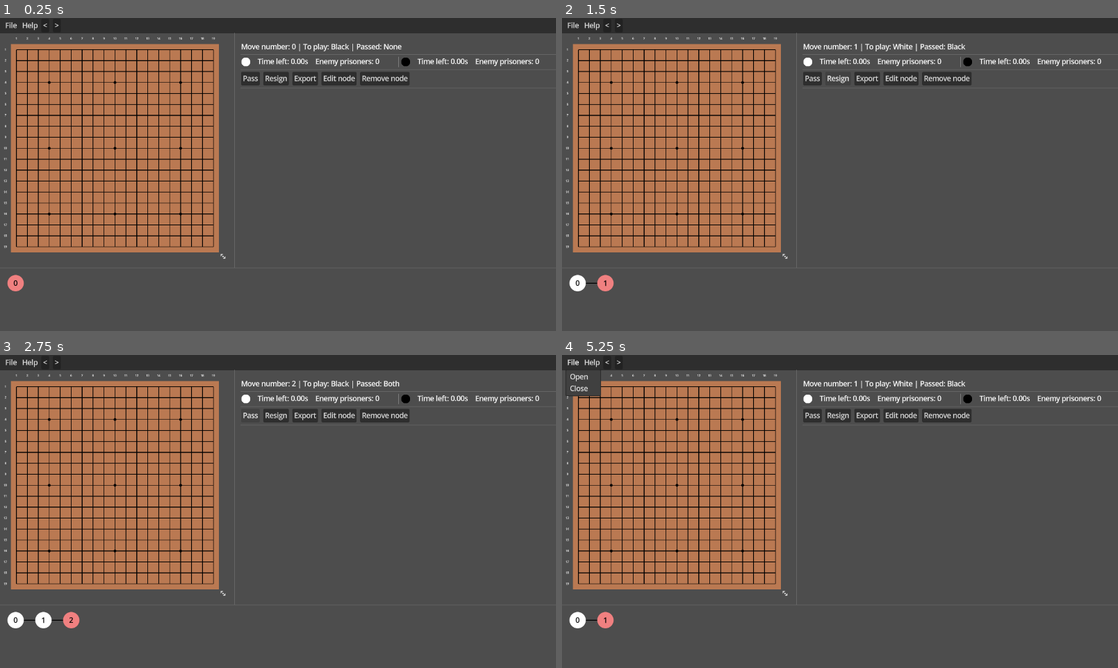
Above: before the commit, frames 1-4 (two rows, left to right).
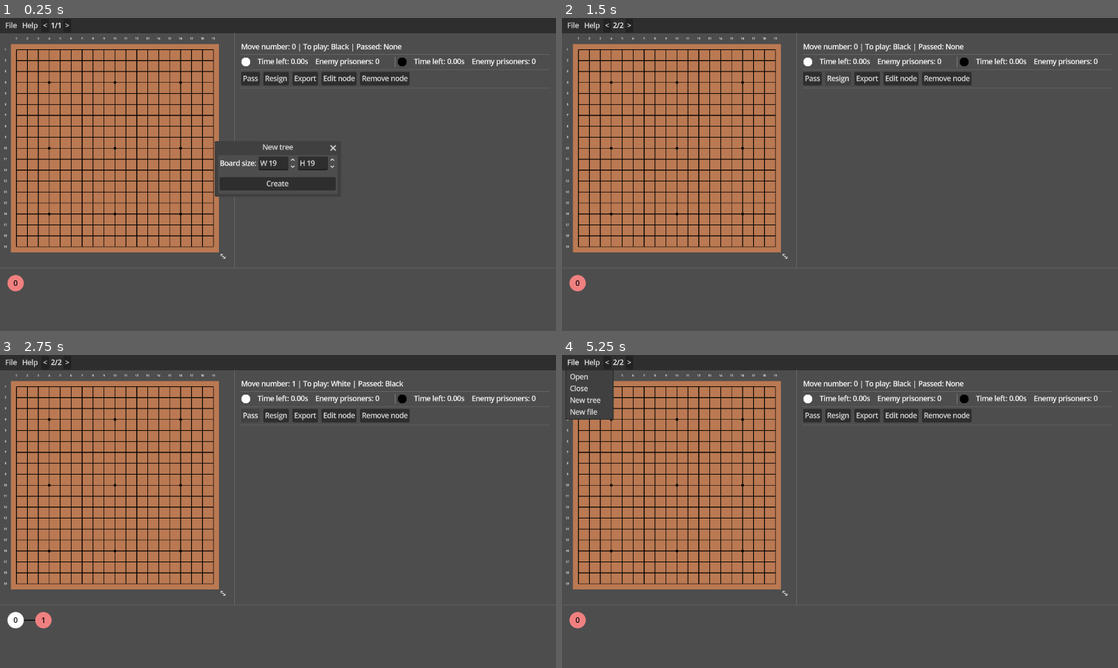
Above: after the commit, the same moments.

Repository: MichalHrbek/gdgo
Game: Godot game, scene res://scenes/main.tscn
The game is run twice, just before and just after one commit, with the same random seed, the same clock (stepped at 60 frames per second) and the same inputs.
Inputs:
- Up to frame 1 (0.25 s): no input
- Up to frame 2 (1.5 s): click "Pass" (after the commit: "Create") at 0.5 s; click "Resign" at 1.25 s
- Up to frame 3 (2.75 s): click "Pass" at 2 s
- Up to frame 4 (5.25 s): click "Export" at 2.75 s; click "Edit node" at 3.5 s; click "Remove node" at 4.25 s; click "File" at 5 s

The runs differ from the first frame. In frame 1, 1.9% of the frame differs, in the area x 9-100%, y 1-58%; in frame 2, 0.8%; in frame 3, 0.8%; in frame 4, 1.5%.

Commit message:
New file creation

Diff:
--- a/scenes/main.tscn
+++ b/scenes/main.tscn
@@ -4,6 +4,7 @@
 [ext_resource type="Script" uid="uid://hfk0hqouwuei" path="res://scripts/go/ui/game_state_ui.gd" id="2_jyhfs"]
 [ext_resource type="Script" uid="uid://d4bwd2p4ppo3l" path="res://scripts/go/ui/board.gd" id="2_tbgi4"]
 [ext_resource type="Texture2D" uid="uid://cwej1vhu75qwf" path="res://assets/ui/scale.svg" id="2_tefeu"]
+[ext_resource type="Script" uid="uid://c5ae88nlor0pd" path="res://scripts/go/ui/game_props_popup.gd" id="2_tipki"]
 [ext_resource type="Script" uid="uid://dm8721x0payo4" path="res://scripts/go/ui/comment_box.gd" id="3_jyhfs"]
 [ext_resource type="PackedScene" uid="uid://do4lb5meosjl" path="res://scenes/player_info.tscn" id="3_tbgi4"]
 [ext_resource type="Script" uid="uid://cftxeap8dnx5r" path="res://scripts/go/ui/sgf_tree_vis.gd" id="3_tefeu"]
@@ -45,11 +46,15 @@
 [node name="File" type="MenuButton" parent="CanvasLayer/VBoxContainer/PanelContainer/MarginContainer/HBoxContainer" unique_id=1550975433 node_paths=PackedStringArray("tree", "root_index_label")]
 layout_mode = 2
 text = "File"
-item_count = 2
+item_count = 4
 popup/item_0/text = "Open"
 popup/item_0/id = 0
 popup/item_1/text = "Close"
 popup/item_1/id = 1
+popup/item_2/text = "New tree"
+popup/item_2/id = 2
+popup/item_3/text = "New file"
+popup/item_3/id = 3
 script = ExtResource("1_o6xl0")
 tree = NodePath("../../../../ScrollContainer/SgfTreeVis")
 root_index_label = NodePath("../Label")
@@ -61,6 +66,56 @@
 file_mode = 0
 access = 2
 use_native_dialog = true
+
+[node name="GamePropsPopup" type="Popup" parent="CanvasLayer/VBoxContainer/PanelContainer/MarginContainer/HBoxContainer/File" unique_id=444496355]
+oversampling_override = 1.0
+title = "New tree"
+initial_position = 1
+size = Vector2i(275, 90)
+unresizable = false
+borderless = false
+always_on_top = true
+script = ExtResource("2_tipki")
+
+[node name="MarginContainer" type="MarginContainer" parent="CanvasLayer/VBoxContainer/PanelContainer/MarginContainer/HBoxContainer/File/GamePropsPopup" unique_id=1744000665]
+anchors_preset = 15
+anchor_right = 1.0
+anchor_bottom = 1.0
+grow_horizontal = 2
+grow_vertical = 2
+theme_override_constants/margin_left = 4
+theme_override_constants/margin_top = 4
+theme_override_constants/margin_right = 4
+theme_override_constants/margin_bottom = 4
+
+[node name="GridContainer" type="VBoxContainer" parent="CanvasLayer/VBoxContainer/PanelContainer/MarginContainer/HBoxContainer/File/GamePropsPopup/MarginContainer" unique_id=1597178040]
+layout_mode = 2
+theme_override_constants/separation = 16
+
+[node name="HBoxContainer" type="HBoxContainer" parent="CanvasLayer/VBoxContainer/PanelContainer/MarginContainer/HBoxContainer/File/GamePropsPopup/MarginContainer/GridContainer" unique_id=690845973]
+layout_mode = 2
+
+[node name="Label" type="Label" parent="CanvasLayer/VBoxContainer/PanelContainer/MarginContainer/HBoxContainer/File/GamePropsPopup/MarginContainer/GridContainer/HBoxContainer" unique_id=15116934]
+layout_mode = 2
+text = "Board size:"
+
+[node name="Width" type="SpinBox" parent="CanvasLayer/VBoxContainer/PanelContainer/MarginContainer/HBoxContainer/File/GamePropsPopup/MarginContainer/GridContainer/HBoxContainer" unique_id=642231884]
+layout_mode = 2
+min_value = 1.0
+value = 19.0
+rounded = true
+prefix = "W"
+
+[node name="Height" type="SpinBox" parent="CanvasLayer/VBoxContainer/PanelContainer/MarginContainer/HBoxContainer/File/GamePropsPopup/MarginContainer/GridContainer/HBoxContainer" unique_id=1163253568]
+layout_mode = 2
+min_value = 1.0
+value = 19.0
+rounded = true
+prefix = "H"
+
+[node name="Button" type="Button" parent="CanvasLayer/VBoxContainer/PanelContainer/MarginContainer/HBoxContainer/File/GamePropsPopup/MarginContainer/GridContainer" unique_id=1977659996]
+layout_mode = 2
+text = "Create"
 
 [node name="Help" type="MenuButton" parent="CanvasLayer/VBoxContainer/PanelContainer/MarginContainer/HBoxContainer" unique_id=175063602]
 layout_mode = 2
@@ -114,76 +169,81 @@
 layout_mode = 2
 theme_override_constants/separation = 32
 
-[node name="VBoxContainer" type="VBoxContainer" parent="CanvasLayer/VBoxContainer/HBoxContainer" unique_id=769405261]
-layout_mode = 2
-size_flags_horizontal = 3
-
-[node name="Control" type="Control" parent="CanvasLayer/VBoxContainer/HBoxContainer/VBoxContainer" unique_id=1672609902]
+[node name="MarginContainer2" type="MarginContainer" parent="CanvasLayer/VBoxContainer/HBoxContainer" unique_id=552850390]
+layout_mode = 2
+size_flags_horizontal = 3
+theme_override_constants/margin_right = 16
+
+[node name="VBoxContainer" type="VBoxContainer" parent="CanvasLayer/VBoxContainer/HBoxContainer/MarginContainer2" unique_id=769405261]
+layout_mode = 2
+size_flags_horizontal = 3
+
+[node name="Control" type="Control" parent="CanvasLayer/VBoxContainer/HBoxContainer/MarginContainer2/VBoxContainer" unique_id=1672609902]
 custom_minimum_size = Vector2(0, 16)
 layout_mode = 2
 
-[node name="GameState" type="Label" parent="CanvasLayer/VBoxContainer/HBoxContainer/VBoxContainer" unique_id=181128060]
+[node name="GameState" type="Label" parent="CanvasLayer/VBoxContainer/HBoxContainer/MarginContainer2/VBoxContainer" unique_id=181128060]
 layout_mode = 2
 text = "Load game"
 autowrap_mode = 1
 script = ExtResource("2_jyhfs")
 
-[node name="HSeparator" type="HSeparator" parent="CanvasLayer/VBoxContainer/HBoxContainer/VBoxContainer" unique_id=1722079066]
-layout_mode = 2
-
-[node name="HBoxContainer" type="HBoxContainer" parent="CanvasLayer/VBoxContainer/HBoxContainer/VBoxContainer" unique_id=1102444606]
+[node name="HSeparator" type="HSeparator" parent="CanvasLayer/VBoxContainer/HBoxContainer/MarginContainer2/VBoxContainer" unique_id=1722079066]
+layout_mode = 2
+
+[node name="HBoxContainer" type="HBoxContainer" parent="CanvasLayer/VBoxContainer/HBoxContainer/MarginContainer2/VBoxContainer" unique_id=1102444606]
 layout_mode = 2
 alignment = 1
 
-[node name="WhitePlayerInfo" parent="CanvasLayer/VBoxContainer/HBoxContainer/VBoxContainer/HBoxContainer" unique_id=946200347 instance=ExtResource("3_tbgi4")]
+[node name="WhitePlayerInfo" parent="CanvasLayer/VBoxContainer/HBoxContainer/MarginContainer2/VBoxContainer/HBoxContainer" unique_id=946200347 instance=ExtResource("3_tbgi4")]
 layout_mode = 2
 size_flags_horizontal = 3
 player_color = 1
 
-[node name="VSeparator" type="VSeparator" parent="CanvasLayer/VBoxContainer/HBoxContainer/VBoxContainer/HBoxContainer" unique_id=1836969736]
-layout_mode = 2
-
-[node name="BlackPlayerInfo" parent="CanvasLayer/VBoxContainer/HBoxContainer/VBoxContainer/HBoxContainer" unique_id=365235085 instance=ExtResource("3_tbgi4")]
+[node name="VSeparator" type="VSeparator" parent="CanvasLayer/VBoxContainer/HBoxContainer/MarginContainer2/VBoxContainer/HBoxContainer" unique_id=1836969736]
+layout_mode = 2
+
+[node name="BlackPlayerInfo" parent="CanvasLayer/VBoxContainer/HBoxContainer/MarginContainer2/VBoxContainer/HBoxContainer" unique_id=365235085 instance=ExtResource("3_tbgi4")]
 layout_mode = 2
 size_flags_horizontal = 3
 player_color = 2
 
-[node name="HSeparator3" type="HSeparator" parent="CanvasLayer/VBoxContainer/HBoxContainer/VBoxContainer" unique_id=1794965201]
-layout_mode = 2
-
-[node name="HFlowContainer" type="HFlowContainer" parent="CanvasLayer/VBoxContainer/HBoxContainer/VBoxContainer" unique_id=532092338]
+[node name="HSeparator3" type="HSeparator" parent="CanvasLayer/VBoxContainer/HBoxContainer/MarginContainer2/VBoxContainer" unique_id=1794965201]
+layout_mode = 2
+
+[node name="HFlowContainer" type="HFlowContainer" parent="CanvasLayer/VBoxContainer/HBoxContainer/MarginContainer2/VBoxContainer" unique_id=532092338]
 layout_mode = 2
 theme_override_constants/h_separation = 8
 
-[node name="Button" type="Button" parent="CanvasLayer/VBoxContainer/HBoxContainer/VBoxContainer/HFlowContainer" unique_id=1887788877]
+[node name="Button" type="Button" parent="CanvasLayer/VBoxContainer/HBoxContainer/MarginContainer2/VBoxContainer/HFlowContainer" unique_id=1887788877]
 layout_mode = 2
 focus_mode = 1
 text = "Pass"
 
-[node name="Button2" type="Button" parent="CanvasLayer/VBoxContainer/HBoxContainer/VBoxContainer/HFlowContainer" unique_id=1088284163]
+[node name="Button2" type="Button" parent="CanvasLayer/VBoxContainer/HBoxContainer/MarginContainer2/VBoxContainer/HFlowContainer" unique_id=1088284163]
 layout_mode = 2
 focus_mode = 1
 text = "Resign"
 
-[node name="Button3" type="Button" parent="CanvasLayer/VBoxContainer/HBoxContainer/VBoxContainer/HFlowContainer" unique_id=1145503603]
+[node name="Button3" type="Button" parent="CanvasLayer/VBoxContainer/HBoxContainer/MarginContainer2/VBoxContainer/HFlowContainer" unique_id=1145503603]
 layout_mode = 2
 focus_mode = 1
 text = "Export"
 
-[node name="Button4" type="Button" parent="CanvasLayer/VBoxContainer/HBoxContainer/VBoxContainer/HFlowContainer" unique_id=2044835295]
+[node name="Button4" type="Button" parent="CanvasLayer/VBoxContainer/HBoxContainer/MarginContainer2/VBoxContainer/HFlowContainer" unique_id=2044835295]
 layout_mode = 2
 focus_mode = 1
 text = "Edit node"
 
-[node name="Button5" type="Button" parent="CanvasLayer/VBoxContainer/HBoxContainer/VBoxContainer/HFlowContainer" unique_id=1315996745]
+[node name="Button5" type="Button" parent="CanvasLayer/VBoxContainer/HBoxContainer/MarginContainer2/VBoxContainer/HFlowContainer" unique_id=1315996745]
 layout_mode = 2
 focus_mode = 1
 text = "Remove node"
 
-[node name="HSeparator2" type="HSeparator" parent="CanvasLayer/VBoxContainer/HBoxContainer/VBoxContainer" unique_id=1380624165]
-layout_mode = 2
-
-[node name="Comment" type="RichTextLabel" parent="CanvasLayer/VBoxContainer/HBoxContainer/VBoxContainer" unique_id=1536925057]
+[node name="HSeparator2" type="HSeparator" parent="CanvasLayer/VBoxContainer/HBoxContainer/MarginContainer2/VBoxContainer" unique_id=1380624165]
+layout_mode = 2
+
+[node name="Comment" type="RichTextLabel" parent="CanvasLayer/VBoxContainer/HBoxContainer/MarginContainer2/VBoxContainer" unique_id=1536925057]
 layout_mode = 2
 size_flags_vertical = 3
 vertical_alignment = 1
@@ -208,13 +268,16 @@
 theme_override_constants/v_separation = 0
 script = ExtResource("3_tefeu")
 
+[connection signal="new_file_created" from="CanvasLayer/VBoxContainer/PanelContainer/MarginContainer/HBoxContainer/File/GamePropsPopup" to="CanvasLayer/VBoxContainer/PanelContainer/MarginContainer/HBoxContainer/File" method="new_sgf"]
+[connection signal="new_tree_created" from="CanvasLayer/VBoxContainer/PanelContainer/MarginContainer/HBoxContainer/File/GamePropsPopup" to="CanvasLayer/VBoxContainer/PanelContainer/MarginContainer/HBoxContainer/File" method="new_root"]
+[connection signal="pressed" from="CanvasLayer/VBoxContainer/PanelContainer/MarginContainer/HBoxContainer/File/GamePropsPopup/MarginContainer/GridContainer/Button" to="CanvasLayer/VBoxContainer/PanelContainer/MarginContainer/HBoxContainer/File/GamePropsPopup" method="_on_button_pressed"]
 [connection signal="pressed" from="CanvasLayer/VBoxContainer/PanelContainer/MarginContainer/HBoxContainer/PrevButton" to="CanvasLayer/VBoxContainer/PanelContainer/MarginContainer/HBoxContainer/File" method="prev_root"]
 [connection signal="pressed" from="CanvasLayer/VBoxContainer/PanelContainer/MarginContainer/HBoxContainer/NextButton" to="CanvasLayer/VBoxContainer/PanelContainer/MarginContainer/HBoxContainer/File" method="next_root"]
 [connection signal="tree_edited" from="CanvasLayer/VBoxContainer/HBoxContainer/MarginContainer/Control/GameBoard" to="CanvasLayer/VBoxContainer/ScrollContainer/SgfTreeVis" method="_on_tree_edited"]
-[connection signal="pressed" from="CanvasLayer/VBoxContainer/HBoxContainer/VBoxContainer/HFlowContainer/Button" to="CanvasLayer/VBoxContainer/HBoxContainer/MarginContainer/Control/GameBoard" method="make_move" binds= [Vector2i(0, 0)]]
-[connection signal="pressed" from="CanvasLayer/VBoxContainer/HBoxContainer/VBoxContainer/HFlowContainer/Button5" to="CanvasLayer/VBoxContainer/ScrollContainer/SgfTreeVis" method="remove_current_node"]
+[connection signal="pressed" from="CanvasLayer/VBoxContainer/HBoxContainer/MarginContainer2/VBoxContainer/HFlowContainer/Button" to="CanvasLayer/VBoxContainer/HBoxContainer/MarginContainer/Control/GameBoard" method="make_move" binds= [Vector2i(0, 0)]]
+[connection signal="pressed" from="CanvasLayer/VBoxContainer/HBoxContainer/MarginContainer2/VBoxContainer/HFlowContainer/Button5" to="CanvasLayer/VBoxContainer/ScrollContainer/SgfTreeVis" method="remove_current_node"]
 [connection signal="state_changed" from="CanvasLayer/VBoxContainer/ScrollContainer/SgfTreeVis" to="CanvasLayer/VBoxContainer/HBoxContainer/MarginContainer/Control/GameBoard" method="_on_state_changed"]
-[connection signal="state_changed" from="CanvasLayer/VBoxContainer/ScrollContainer/SgfTreeVis" to="CanvasLayer/VBoxContainer/HBoxContainer/VBoxContainer/GameState" method="_on_state_changed"]
-[connection signal="state_changed" from="CanvasLayer/VBoxContainer/ScrollContainer/SgfTreeVis" to="CanvasLayer/VBoxContainer/HBoxContainer/VBoxContainer/HBoxContainer/WhitePlayerInfo" method="_on_state_changed"]
-[connection signal="state_changed" from="CanvasLayer/VBoxContainer/ScrollContainer/SgfTreeVis" to="CanvasLayer/VBoxContainer/HBoxContainer/VBoxContainer/HBoxContainer/BlackPlayerInfo" method="_on_state_changed"]
-[connection signal="state_changed" from="CanvasLayer/VBoxContainer/ScrollContainer/SgfTreeVis" to="CanvasLayer/VBoxContainer/HBoxContainer/VBoxContainer/Comment" method="_on_state_changed"]
+[connection signal="state_changed" from="CanvasLayer/VBoxContainer/ScrollContainer/SgfTreeVis" to="CanvasLayer/VBoxContainer/HBoxContainer/MarginContainer2/VBoxContainer/GameState" method="_on_state_changed"]
+[connection signal="state_changed" from="CanvasLayer/VBoxContainer/ScrollContainer/SgfTreeVis" to="CanvasLayer/VBoxContainer/HBoxContainer/MarginContainer2/VBoxContainer/HBoxContainer/WhitePlayerInfo" method="_on_state_changed"]
+[connection signal="state_changed" from="CanvasLayer/VBoxContainer/ScrollContainer/SgfTreeVis" to="CanvasLayer/VBoxContainer/HBoxContainer/MarginContainer2/VBoxContainer/HBoxContainer/BlackPlayerInfo" method="_on_state_changed"]
+[connection signal="state_changed" from="CanvasLayer/VBoxContainer/ScrollContainer/SgfTreeVis" to="CanvasLayer/VBoxContainer/HBoxContainer/MarginContainer2/VBoxContainer/Comment" method="_on_state_changed"]
--- a/scripts/go/ui/file_menu.gd
+++ b/scripts/go/ui/file_menu.gd
@@ -3,28 +3,47 @@
 @export var tree: SgfTreeVis
 @export var root_index_label: Label
 @onready var file_dialog: FileDialog = $FileDialog
+@onready var game_props_popup: GamePropsPopup = $GamePropsPopup
 
-var current_sgf_file: SGF.SgfFile = SGF.SgfFile.create_empty(Vector2i(19,19))
+var current_sgf_file: SGF.SgfFile
 var current_root_index := 0
 
 func _ready() -> void:
 	get_popup().index_pressed.connect(_on_index_pressed)
 	file_dialog.file_selected.connect(_on_file_selected)
+	new_sgf(SGF.SgfFile.create_empty(Vector2i(19,19)))
 	tree.create_tree(current_sgf_file.roots[current_root_index])
+	game_props_popup.popup_centered()
 
 func _on_index_pressed(index: int) -> void:
 	if index == 0:
 		open_file_menu()
+	elif index == 2:
+		game_props_popup.type = GamePropsPopup.TYPE.NEW_TREE
+		game_props_popup.show_popup()
+	elif index == 3:
+		game_props_popup.type = GamePropsPopup.TYPE.NEW_FILE
+		game_props_popup.show_popup()
 
 func open_file_menu() -> void:
 	file_dialog.popup_file_dialog()
 
 func _on_file_selected(path: String) -> void:
-	current_sgf_file = SGF.SgfFile.new(FileAccess.open(path, FileAccess.READ).get_as_text())
+	new_sgf(SGF.SgfFile.new(FileAccess.open(path, FileAccess.READ).get_as_text()))
+
+func new_sgf(sgf_file: SGF.SgfFile) -> void:
+	current_sgf_file = sgf_file
 	current_root_index = 0
 	assert(len(current_sgf_file.roots) > 0)
+	update_label()
 	tree.create_tree(current_sgf_file.roots[current_root_index])
+
+func new_root(node: SGF.SgfNode) -> void:
+	assert(node.parent == null)
+	current_sgf_file.roots.append(node)
+	current_root_index = len(current_sgf_file.roots)-1
 	update_label()
+	tree.create_tree(current_sgf_file.roots[current_root_index])
 
 func update_label() -> void:
 	if not current_sgf_file:
--- /dev/null
+++ b/scripts/go/ui/game_props_popup.gd
@@ -0,0 +1,32 @@
+class_name GamePropsPopup
+extends Popup
+
+@onready var width: SpinBox = $MarginContainer/GridContainer/HBoxContainer/Width
+@onready var height: SpinBox = $MarginContainer/GridContainer/HBoxContainer/Height
+
+signal new_tree_created(root: SGF.SgfNode)
+signal new_file_created(file: SGF.SgfFile)
+
+enum TYPE {
+	NEW_TREE,
+	NEW_FILE,
+}
+
+const TITLES = {
+	TYPE.NEW_TREE: "New tree",
+	TYPE.NEW_FILE: "New file",
+}
+
+var type: TYPE = TYPE.NEW_TREE
+
+func show_popup():
+	title = TITLES[type]
+	popup_centered()
+
+
+func _on_button_pressed() -> void:
+	var new_file = SGF.SgfFile.create_empty(Vector2(int(width.value), int(height.value)))
+	if type == TYPE.NEW_TREE:
+		new_tree_created.emit(new_file.roots[0])
+	else:
+		new_file_created.emit(new_file)
--- a/scripts/sgf/sgf.gd
+++ b/scripts/sgf/sgf.gd
@@ -117,7 +117,7 @@
 	var loc: int = 0
 
 	var stack: Array[SgfNode] = [null]
-	var roots = []
+	var roots: Array[SgfNode] = []
 
 	func _init(text_: String) -> void:
 		text = text_
@@ -204,3 +204,9 @@
 					if not parse_prop(n):
 						break
 		pass
+
+	func serialize() -> String:
+		var s := ""
+		for i in roots:
+			s += i.serialize()
+		return s
Not shown, added: scripts/go/ui/game_props_popup.gd.uid
